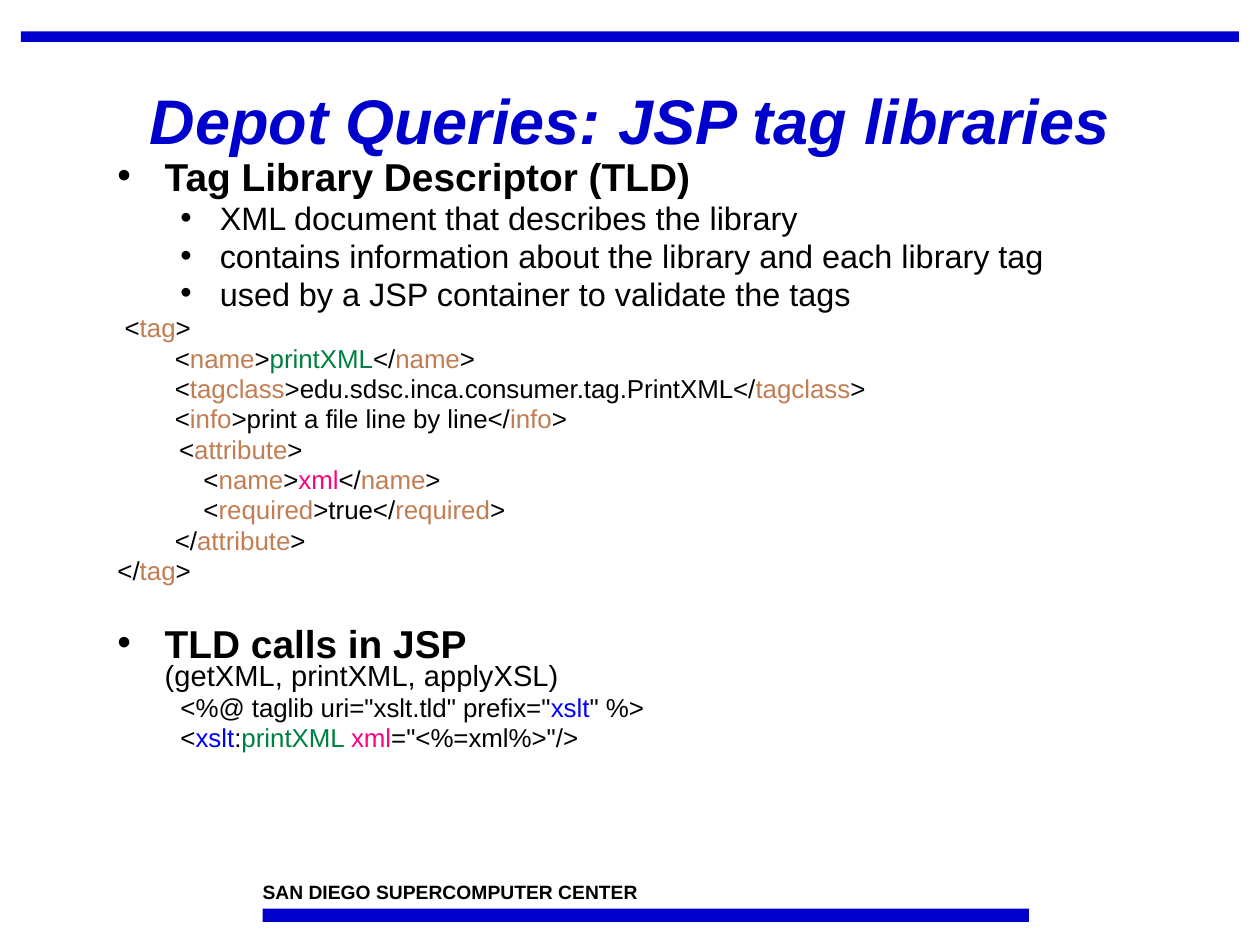
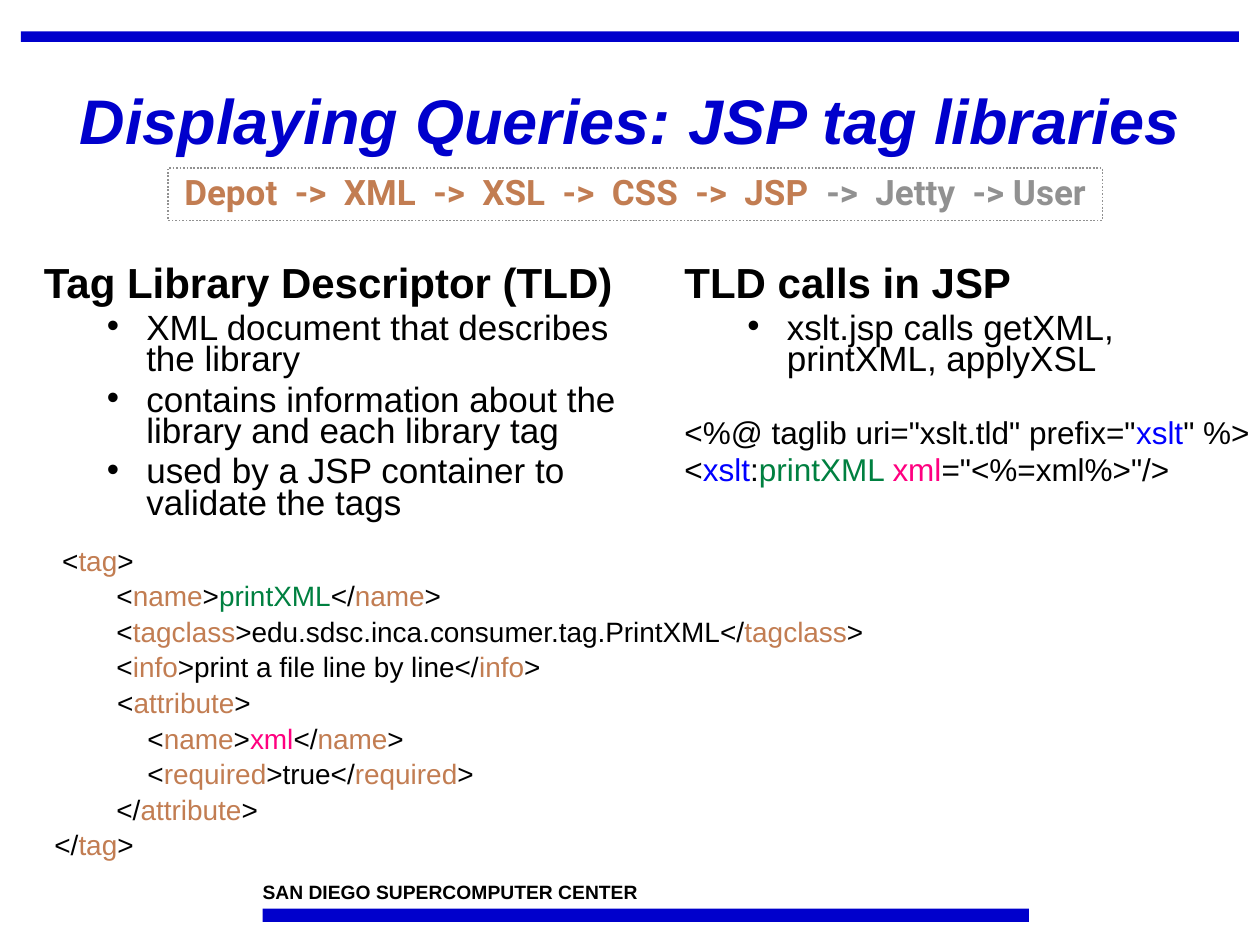
Before and after one commit to IncaProject/inca-xsede, a slide deck: slide 13 of talks/feb-06-workshop/dataConsumers.ppt (slide 5 before the commit). Drawn at 1260x945 pixels with LibreOffice and Linux fonts; fonts in the diff are those of the drawing; background and template pictures are left out. Boxes give left, top, right and bottom in pixels: in the first picture for what was removed or moved away, otherwise in the second. Text is boxed around its words. In the diff, an @@ line names an element or a change of style, - is before the commit and + after.

Commit message:
rearrange based on feedback

```diff
--- a/talks/feb-06-workshop/dataConsumers.ppt
+++ b/talks/feb-06-workshop/dataConsumers.ppt
@@ title at bbox=[80, 98, 1179, 156]: text changed @@
-Depot Queries: JSP tag libraries
+Displaying Queries: JSP tag libraries
@@ rectangle added at bbox=[168, 168, 1102, 220], outline #919191 0.99 pt dashed, 20 pt, text #C27D52, bold @@
+Depot -> XML -> XSL -> CSS -> JSP -> Jetty -> User
@@ text "Tag Library Descriptor (TLD)": place and size @@
-text "Tag Library Descriptor (TLD)" at bbox=[117, 163, 1043, 753]
+text "Tag Library Descriptor (TLD)" at bbox=[44, 267, 616, 522]
@@ text "Tag Library Descriptor (TLD)" at bbox=[44, 267, 616, 522]: size 22.2 to 24 pt in "Tag Library Descriptor (TLD)"; size 18.5 to 20 pt in "XML document that describes the library", "contains information about the library and each ...", "used by a JSP container to validate ..."; bullet • to none @@
@@ text added at bbox=[684, 267, 1194, 487], 18 pt, text #000000 @@
+TLD calls in JSP
+  • xslt.jsp calls getXML,
+    printXML, applyXSL
+<%@ taglib uri="xslt.tld" prefix="xslt" %>
+<xslt:printXML xml="<%=xml%>"/>
@@ text at bbox=[117, 320, 866, 753]: paragraphs removed @@
-<tag>
-<name>printXML</name>
-<tagclass>edu.sdsc.inca.consumer.tag.PrintXML</tagclass>
-<info>print a file line by line</info>
-<attribute>
-<name>xml</name>
-<required>true</required>
-</attribute>
-</tag>
-• TLD calls in JSP
-  (getXML, printXML, applyXSL)
-  <%@ taglib uri="xslt.tld" prefix="xslt" %>
-  <xslt:printXML xml="<%=xml%>"/>
@@ text added at bbox=[54, 553, 863, 860], 16 pt, text #000000 @@
+<tag>
+<name>printXML</name>
+<tagclass>edu.sdsc.inca.consumer.tag.PrintXML</tagclass>
+<info>print a file line by line</info>
+<attribute>
+<name>xml</name>
+<required>true</required>
+</attribute>
+</tag>
```
Also in this commit, not shown: 10 other slides changed, 2 slides added.
